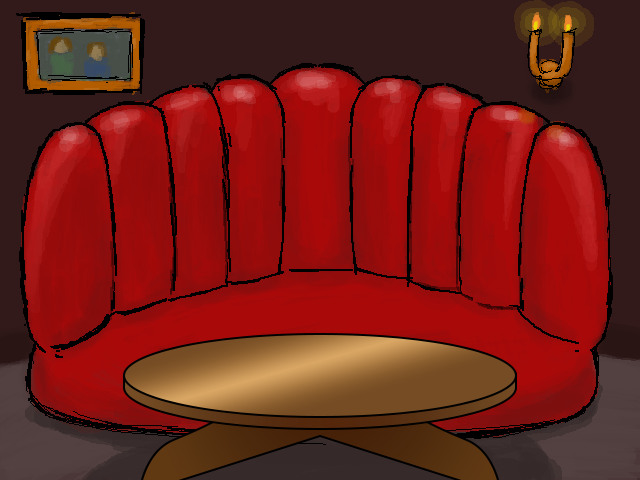
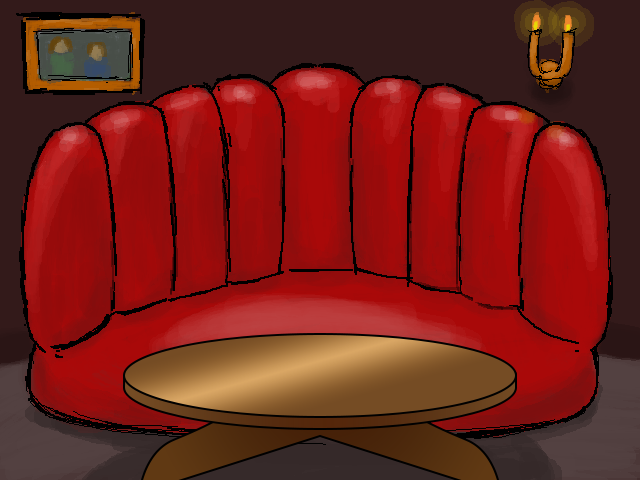
Before/after of a 640 x 480 layered artwork. What changed in the layer stack:
painted on "shading" over [149, 293, 487, 354]
